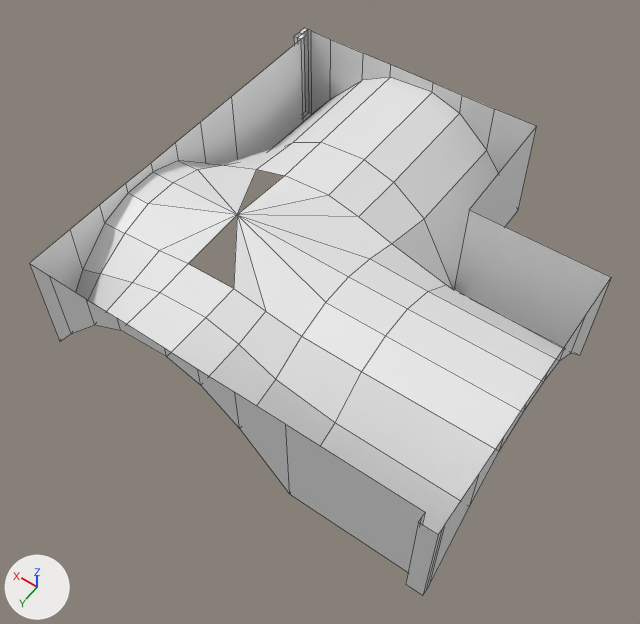
An edit to the FBX model Assets/Project/Art/Environment/Kit Bal/Architecture/WallArch/SM_ArchRoof_Corner.fbx, drawn before and after from the same camera.
Rendered twice from a 50 mm lens placed at (-47.2, -9.16, 23.35), pointed at (-42.85, -15.25, 13.78). Arrows for +X, +Y and +Z are at lower left; the lights stay in place. Mesh edges are drawn as thin lines. Where no turn or scale is listed for an object, it has been applied to the vertices. Vertices at the same position are counted once.

The older version as bpy lines, for what is in view:
```python
me_sm_archroof_corner = bpy.data.meshes.new('SM_ArchRoof_Corner')
me_sm_archroof_corner.from_pydata(...)  # 124 vertices, 103 faces; spans x -6.0..0.14, y -2.0..4.14, z -1.66..0.01
ob_sm_archroof_corner = bpy.data.objects.new('SM_ArchRoof_Corner', me_sm_archroof_corner)
ob_sm_archroof_corner.location = (-40.0, -17.0, 15.0)
```
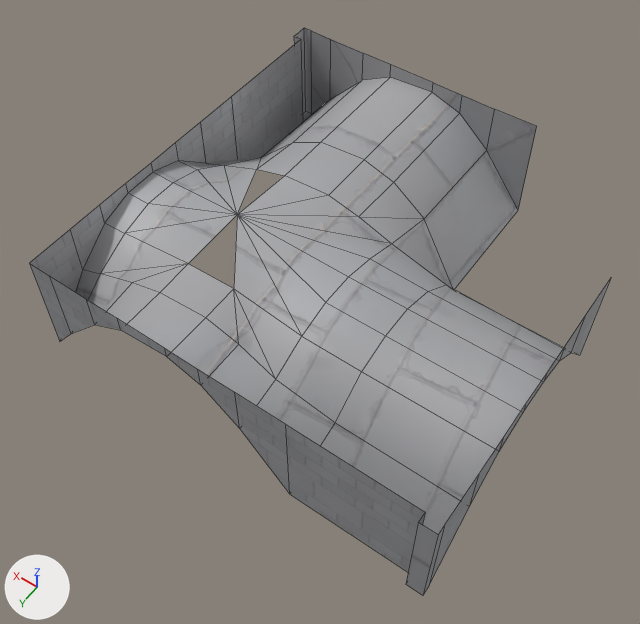
Scene script edits in JSON lines:
```json
{"op": "add", "block": "img_t_trim_01_d_png", "code": ["img_t_trim_01_d_png = load_image('T_Trim_01_D.png', '../../Generic Mat/Trim_01/T_Trim_01_D.png', 2048, 2048, 'sRGB')"]}
{"op": "add", "block": "mat_basic_001", "code": ["mat_basic_001 = principled_material('Basic.001')", "mat_basic_001.texture = img_t_trim_01_d_png"]}
{"block": "me_sm_archroof_corner", "where": "# used by ob_sm_archroof_corner; location = (-40.0, -17.0, 15.0)"}
{"op": "remove", "block": "me_sm_archroof_corner", "code": "me_sm_archroof_corner.from_pydata(...)  # 124 vertices, 103 faces; spans x -6.0..0.14, y -2.0..4.14, z -1.66..0.01"}
{"op": "add", "block": "me_sm_archroof_corner", "code": "me_sm_archroof_corner.from_pydata(...)  # 113 vertices, 100 faces; spans x -6.0..0.14, y -2.0..4.14, z -1.66..0.01"}
{"block": "me_sm_archroof_corner", "change": "me_sm_archroof_corner part 1"}
{"block": "me_sm_archroof_corner", "change": "7 vertices are removed from x -4.0..0.07, y -2.0..2.75, z -1.66..0.0"}
{"block": "me_sm_archroof_corner", "change": "23 faces are deleted"}
{"block": "me_sm_archroof_corner", "change": "23 new faces join them"}
{"block": "me_sm_archroof_corner", "change": "me_sm_archroof_corner part 2"}
{"block": "me_sm_archroof_corner", "change": "4 vertices are removed from x -6.0..-5.77, y 4.07, z -1.66..0.0"}
{"block": "me_sm_archroof_corner", "change": "6 faces are deleted"}
{"block": "me_sm_archroof_corner", "change": "3 new faces join them"}
{"block": "me_sm_archroof_corner", "change": "me_sm_archroof_corner part 3: 74 faces spanning x -6.0..0.14, y -2.0..4.14, z -1.66..0.01 switch from no material to mat_basic_001 (picture img_t_trim_01_d_png)"}
```

What differs and where, as boxes (x1, y1, x2, y2) in the pictures (640 x 624 px; the box of a moved part takes in the faces that stretch with it):
```json
{"part": 1, "of": "me_sm_archroof_corner", "change": "moved or reshaped", "before": [100, 28, 611, 379], "after": [100, 28, 453, 379]}
{"part": 2, "of": "me_sm_archroof_corner", "change": "cut back", "before": [418, 513, 445, 595], "after": [418, 513, 445, 595]}
{"part": 3, "of": "me_sm_archroof_corner", "change": "recoloured", "before": [29, 31, 611, 596], "after": [29, 31, 611, 596], "on screen": "white to grey"}
```
